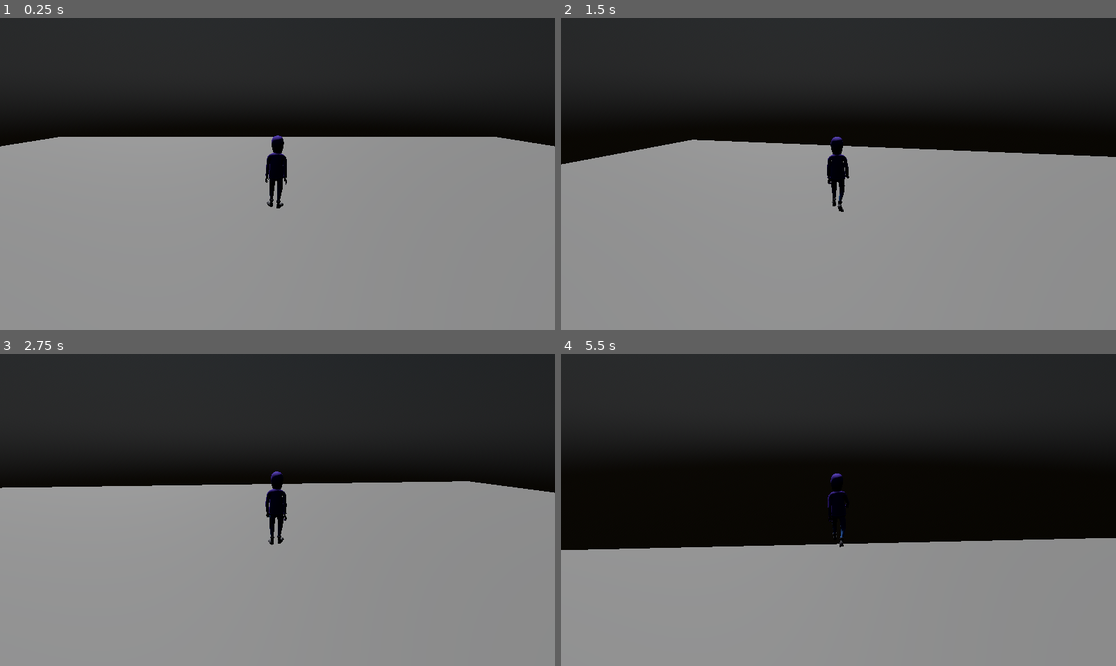
Above: before the commit, frames 1-4 (two rows, left to right).
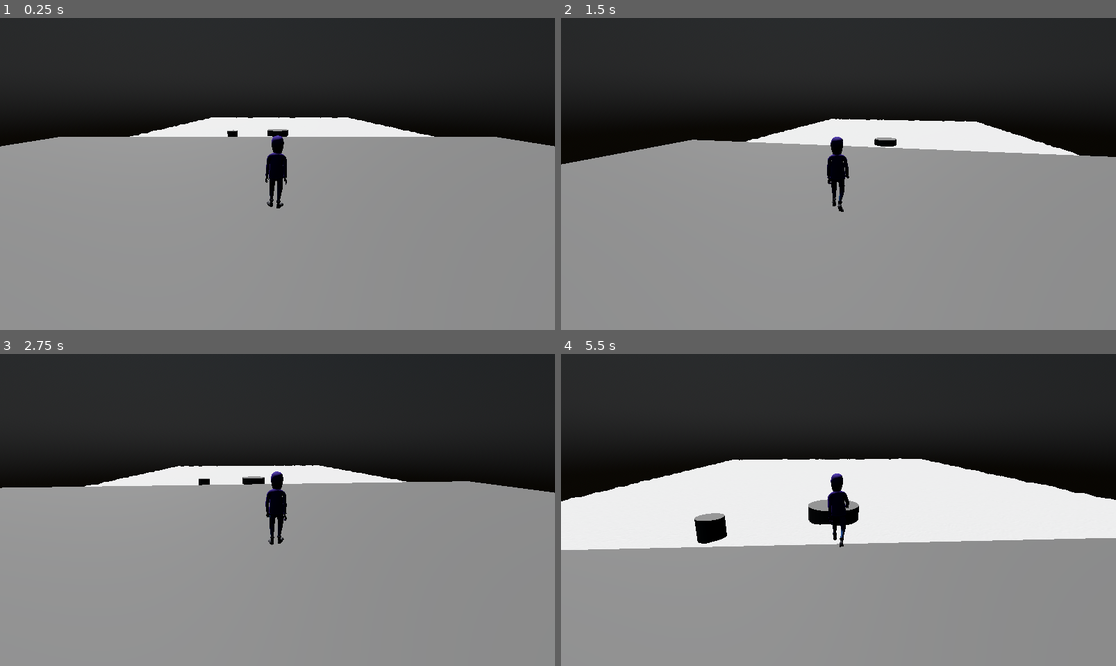
Above: after the commit, the same moments.

Repository: kyle-hessel/godot-action-prototype
Game: Godot game, scene res://scenes/main.tscn
Same seed, same stepped clock (60 frames per second), same inputs: the game is played once before the commit and once after it. The engine's default icon, where the game draws it, is replaced by a stand-in: a white triangle on a blue panel in a dark square.
Inputs (mouse positions are in pixels of both pictures, inside the frame that each line leads up to):
- Up to frame 1 (0.25 s): no input
- Up to frame 2 (1.5 s): tap Enter at 0.5 s; move the mouse to (866, 174) at 0.52 s; press the mouse at (866, 174) at 0.53 s; hold W (forward) from 0.53 s (still down); tap Space (jump) at 0.77 s; move the mouse to (810, 174) at 1.27 s; release the mouse at (810, 174) at 1.28 s; tap E (equip_weapon) at 1.35 s
- Up to frame 3 (2.75 s): keep holding W (forward); tap Space (jump) at 1.52 s; move the mouse to (288, 503) at 2.02 s; hold Shift (sprint) from 2.03 s (still down)
- Up to frame 4 (5.5 s): keep holding W (forward); move the mouse to (832, 516) at 2.77 s; release Shift (sprint) at 2.78 s; click (832, 516) at 2.85 s; tap Space (jump) at 3.02, 3.77, 4.52 s; move the mouse to (877, 513) at 3.52 s; hold E (equip_weapon) 3.53-4.28 s; move the mouse to (794, 506) at 4.27 s; tap Shift (sprint) at 4.35 s; move the mouse to (844, 510) at 5.02 s; press the mouse at (844, 510) at 5.03 s

The runs differ from the first frame. In frame 1, 2.4% of the frame differs, in the area x 23-79%, y 31-39%; in frame 2, 3.8%; in frame 3, 2.3%; in frame 4, 22%, in the area x 0-100%, y 33-63%.

Commit message:
Added a new water shader implementation, more realistic (and expensive). Meh. Object color depths and outlines when in the water are cool, though.

Diff:
--- a/scenes/main.tscn
+++ b/scenes/main.tscn
@@ -1,9 +1,10 @@
-[gd_scene load_steps=13 format=3 uid="uid://q86ei1y5fcws"]
+[gd_scene load_steps=16 format=3 uid="uid://q86ei1y5fcws"]
 
 [ext_resource type="PackedScene" uid="uid://fucdrtw3uvta" path="res://scenes/player.tscn" id="1_dha7o"]
 [ext_resource type="Script" path="res://scripts/Main.gd" id="1_ikywk"]
 [ext_resource type="Shader" uid="uid://bdsnv803na2o" path="res://shaders/water.tres" id="2_20y4g"]
 [ext_resource type="PackedScene" uid="uid://dnagf8yaneit5" path="res://scenes/damaged_sword.tscn" id="6_0eqoa"]
+[ext_resource type="Material" uid="uid://b47ubq03xxlkt" path="res://shaders/realistic_water.tres" id="7_ktmp4"]
 [ext_resource type="Shader" uid="uid://b0wqkkoahs7nd" path="res://shaders/pixel_shader.tres" id="8_fgqny"]
 [ext_resource type="Texture2D" uid="uid://de3bb1rr2vxir" path="res://icon.svg" id="9_fu568"]
 
@@ -31,6 +32,13 @@
 [sub_resource type="ShaderMaterial" id="ShaderMaterial_r4agb"]
 shader = ExtResource("8_fgqny")
 shader_parameter/Pixelization = 512.0
+
+[sub_resource type="PlaneMesh" id="PlaneMesh_324bv"]
+size = Vector2(40, 40)
+subdivide_width = 200
+subdivide_depth = 200
+
+[sub_resource type="CylinderMesh" id="CylinderMesh_iurt0"]
 
 [node name="Main" type="Node3D"]
 script = ExtResource("1_ikywk")
@@ -72,3 +80,19 @@
 
 [node name="DamagedSword" parent="." instance=ExtResource("6_0eqoa")]
 transform = Transform3D(-0.127151, 0, -0.991883, 0.359964, -0.931824, -0.0461444, -0.924261, -0.36291, 0.118483, 47.8066, 17.8438, 0.756506)
+
+[node name="Water2" type="MeshInstance3D" parent="."]
+transform = Transform3D(0.806, 0, 0, 0, 0.11, 0, 0, 0, 1, 0.519861, 13.6444, -42.3058)
+cast_shadow = 0
+mesh = SubResource("PlaneMesh_324bv")
+surface_material_override/0 = ExtResource("7_ktmp4")
+
+[node name="MeshInstance3D" type="MeshInstance3D" parent="."]
+transform = Transform3D(1, 0, 0, 0, 1, 0, 0, 0, 1, -4.57126, 13.5198, -24.4885)
+mesh = SubResource("CylinderMesh_iurt0")
+
+[node name="CSGCylinder3D" type="CSGCylinder3D" parent="."]
+transform = Transform3D(1, 0, 0, 0, 1, 0, 0, 0, 1, -0.00468922, 13.3909, -26.5866)
+use_collision = true
+radius = 1.1352
+sides = 32
--- a/scenes/player.tscn
+++ b/scenes/player.tscn
@@ -28,98 +28,98 @@
 transform = Transform3D(1, 0, 0, 0, 1, 0, 0, 0, 1, 0, -1.05269, 0)
 
 [node name="Skeleton3D" parent="hooded_character/HoodedCharacterGameRig" index="0"]
-bones/0/position = Vector3(0.0416449, 1.09435, -0.0351675)
-bones/0/rotation = Quaternion(0.997629, -0.018407, 0.0419953, -0.0513164)
+bones/0/position = Vector3(0.0419849, 1.09439, -0.0333642)
+bones/0/rotation = Quaternion(0.99731, -0.0208368, 0.0451657, -0.0538377)
 bones/1/position = Vector3(1.50813e-07, 0.063586, 7.50306e-06)
-bones/2/position = Vector3(0.201314, -0.928265, 0.180616)
-bones/2/rotation = Quaternion(0.162631, 0.659581, 0.715155, -0.164492)
-bones/3/rotation = Quaternion(-0.0249389, 0.999507, -0.0031889, 0.0187948)
+bones/2/position = Vector3(0.206586, -0.92663, 0.182529)
+bones/2/rotation = Quaternion(0.163143, 0.661297, 0.712555, -0.168331)
+bones/3/rotation = Quaternion(-0.0284376, 0.999273, 0.00216952, 0.0253062)
 bones/9/position = Vector3(7.83609e-06, 0.201518, -2.98574e-06)
-bones/10/rotation = Quaternion(0.72142, 0.174801, 0.665523, 0.0779486)
-bones/11/rotation = Quaternion(-1.7868e-07, -0.0579845, -4.1535e-07, 0.998318)
-bones/12/rotation = Quaternion(1.05032e-07, 0.0289837, 2.44986e-07, 0.99958)
-bones/13/position = Vector3(-0.0134688, -0.941166, 0.0835035)
-bones/13/rotation = Quaternion(-0.183728, 0.635319, 0.743228, 0.101122)
+bones/10/rotation = Quaternion(0.720864, 0.179452, 0.664802, 0.0786809)
+bones/11/rotation = Quaternion(-3.67868e-07, -0.0552251, -1.18405e-07, 0.998474)
+bones/12/rotation = Quaternion(1.89944e-07, 0.0284083, 2.90138e-07, 0.999596)
+bones/13/position = Vector3(-0.00866303, -0.941047, 0.0868515)
+bones/13/rotation = Quaternion(-0.182676, 0.637162, 0.742518, 0.0965488)
 bones/14/rotation = Quaternion(-0.00731867, 0.999661, 0.0244585, 0.00512788)
-bones/21/rotation = Quaternion(0.731763, -0.0288056, -0.676262, 0.0797718)
-bones/22/rotation = Quaternion(-2.05212e-07, 0.151573, -3.8047e-08, 0.988446)
-bones/23/rotation = Quaternion(1.50005e-07, -0.0759615, 7.68217e-08, 0.997111)
-bones/24/position = Vector3(0.0416449, 1.09435, -0.0351675)
-bones/24/rotation = Quaternion(0.110641, -0.0355261, -0.003672, 0.993219)
-bones/25/position = Vector3(0.0416068, 1.15743, -0.0209383)
-bones/25/rotation = Quaternion(-0.00249921, -0.0233904, 0.0185278, 0.999552)
-bones/26/position = Vector3(0.0334296, 1.37868, -0.022292)
-bones/26/rotation = Quaternion(0.0179125, -0.0120441, 0.0453307, 0.998739)
+bones/21/rotation = Quaternion(0.731786, -0.0235343, -0.676504, 0.0792369)
+bones/22/rotation = Quaternion(-1.61996e-07, 0.172213, -3.36217e-08, 0.98506)
+bones/23/rotation = Quaternion(8.05833e-08, -0.0867184, 3.19726e-09, 0.996233)
+bones/24/position = Vector3(0.0419849, 1.09439, -0.0333642)
+bones/24/rotation = Quaternion(0.112025, -0.0401397, -0.00538499, 0.99288)
+bones/25/position = Vector3(0.0420773, 1.15742, -0.0189709)
+bones/25/rotation = Quaternion(-0.00344344, -0.0303363, 0.0170712, 0.999388)
+bones/26/position = Vector3(0.0345303, 1.3787, -0.0207447)
+bones/26/rotation = Quaternion(0.0146244, -0.0216654, 0.0448066, 0.998654)
 bones/27/position = Vector3(-0.110809, 0.0794053, 0.0964309)
 bones/28/position = Vector3(-2.7199e-06, 0.0232871, -1.99354e-05)
 bones/30/position = Vector3(-1.18158e-06, 0.0232858, -1.76508e-05)
-bones/31/rotation = Quaternion(0.537381, 0.391455, 0.653844, -0.361209)
-bones/32/rotation = Quaternion(-0.408288, 0.42291, -0.253792, 0.768139)
-bones/33/rotation = Quaternion(1.45901e-07, 0.175303, 4.30554e-08, 0.984514)
-bones/34/rotation = Quaternion(1.74335e-08, 0.175303, -4.63954e-07, 0.984515)
-bones/35/rotation = Quaternion(0.0728673, -0.00212247, -0.0300039, 0.996888)
-bones/36/rotation = Quaternion(1.32559e-08, -0.682463, 5.67936e-08, 0.730921)
-bones/37/rotation = Quaternion(4.52531e-10, -0.065202, -4.32795e-08, 0.997872)
-bones/38/rotation = Quaternion(0.139307, -0.0266767, -0.105958, 0.984203)
-bones/40/rotation = Quaternion(-0.271842, 0.104569, -0.0605912, 0.954723)
-bones/41/rotation = Quaternion(-0.216092, 0.0133925, -0.0497833, 0.975011)
+bones/31/rotation = Quaternion(0.536917, 0.391333, 0.654935, -0.360053)
+bones/32/rotation = Quaternion(-0.418097, 0.429348, -0.229427, 0.766954)
+bones/33/rotation = Quaternion(2.05907e-07, 0.17841, 1.04849e-07, 0.983956)
+bones/34/rotation = Quaternion(1.4403e-08, 0.178405, -6.50119e-07, 0.983957)
+bones/35/rotation = Quaternion(0.114133, 0.00213075, -0.0381571, 0.99273)
+bones/36/rotation = Quaternion(3.88021e-08, -0.682259, 1.59637e-08, 0.731111)
+bones/37/rotation = Quaternion(4.26471e-08, -0.0649235, -4.92739e-08, 0.99789)
+bones/38/rotation = Quaternion(0.157904, -0.0266605, -0.0769947, 0.984087)
+bones/40/rotation = Quaternion(-0.294035, 0.107521, -0.0632305, 0.947621)
+bones/41/rotation = Quaternion(-0.238557, 0.0155756, -0.0540172, 0.9695)
 bones/42/rotation = Quaternion(-0.0635023, 0.000705001, 0.0270836, 0.997614)
-bones/44/rotation = Quaternion(-0.210282, 0.0252342, 0.0280402, 0.976913)
-bones/45/rotation = Quaternion(-0.178933, -0.00290924, -0.045183, 0.982819)
-bones/48/rotation = Quaternion(-0.151073, -0.0248229, 0.139305, 0.978343)
-bones/49/rotation = Quaternion(-0.182843, -0.00259849, -0.0128044, 0.983055)
-bones/52/rotation = Quaternion(-0.179529, -0.119568, 0.251678, 0.943468)
-bones/53/rotation = Quaternion(-0.170395, -0.0114191, 0.0185203, 0.985136)
+bones/44/rotation = Quaternion(-0.254856, 0.0259908, 0.0234599, 0.966345)
+bones/45/rotation = Quaternion(-0.223767, -0.00176373, -0.0497002, 0.973373)
+bones/48/rotation = Quaternion(-0.159577, -0.0258703, 0.138489, 0.977081)
+bones/49/rotation = Quaternion(-0.254556, -0.000910509, -0.016916, 0.96691)
+bones/52/rotation = Quaternion(-0.196242, -0.123992, 0.250785, 0.939799)
+bones/53/rotation = Quaternion(-0.189075, -0.0126711, 0.0199131, 0.981679)
 bones/55/rotation = Quaternion(-0.0723814, 0.219616, -0.335501, 0.913219)
 bones/56/rotation = Quaternion(-0.129892, -0.00208464, 0.113488, 0.98501)
 bones/57/rotation = Quaternion(0.0287498, 0.0038321, 0.131949, 0.990832)
-bones/58/rotation = Quaternion(-0.540082, 0.399052, 0.629769, 0.390462)
-bones/59/rotation = Quaternion(-0.427737, -0.43522, 0.205589, 0.765087)
-bones/60/rotation = Quaternion(-3.66211e-08, -0.209269, -1.72019e-07, 0.977858)
-bones/61/rotation = Quaternion(6.42261e-08, -0.209269, 1.04727e-08, 0.977858)
-bones/62/rotation = Quaternion(0.0856425, 0.004604, 0.0328375, 0.995774)
-bones/63/rotation = Quaternion(6.56452e-08, 0.714774, -1.72756e-08, 0.699355)
-bones/64/rotation = Quaternion(-5.64681e-08, 0.110203, -4.48778e-08, 0.993909)
-bones/65/rotation = Quaternion(0.230005, 0.0489971, 0.0993853, 0.966861)
-bones/67/rotation = Quaternion(-0.231583, -0.0597544, 0.101799, 0.965627)
-bones/68/rotation = Quaternion(-0.183349, -0.00587079, 0.0621213, 0.981066)
-bones/71/rotation = Quaternion(-0.222688, -0.00772931, -0.00264728, 0.974856)
-bones/72/rotation = Quaternion(-0.169937, 0.00434341, 0.0504466, 0.984153)
-bones/75/rotation = Quaternion(-0.178424, 0.021037, -0.132627, 0.974747)
-bones/76/rotation = Quaternion(-0.183582, 0.0028862, 0.0143825, 0.982895)
-bones/79/rotation = Quaternion(-0.181705, 0.114939, -0.216242, 0.952372)
-bones/80/rotation = Quaternion(-0.117529, 0.0114552, -0.0129672, 0.992919)
+bones/58/rotation = Quaternion(-0.542025, 0.397427, 0.628991, 0.390681)
+bones/59/rotation = Quaternion(-0.431494, -0.443699, 0.178818, 0.764832)
+bones/60/rotation = Quaternion(1.45766e-07, -0.213196, 1.5257e-07, 0.97701)
+bones/61/rotation = Quaternion(-8.23797e-09, -0.213196, 1.16709e-07, 0.977009)
+bones/62/rotation = Quaternion(0.129869, -0.0029862, 0.0413014, 0.990666)
+bones/63/rotation = Quaternion(1.59914e-08, 0.71672, 5.16822e-08, 0.697361)
+bones/64/rotation = Quaternion(9.22528e-09, 0.112972, -2.0101e-08, 0.993598)
+bones/65/rotation = Quaternion(0.238168, 0.0453383, 0.0769976, 0.967105)
+bones/67/rotation = Quaternion(-0.230643, -0.0598032, 0.10089, 0.965944)
+bones/68/rotation = Quaternion(-0.182257, -0.00574546, 0.0619932, 0.981278)
+bones/71/rotation = Quaternion(-0.221627, -0.00767751, -0.00273898, 0.975098)
+bones/72/rotation = Quaternion(-0.168863, 0.00437586, 0.050374, 0.984342)
+bones/75/rotation = Quaternion(-0.176566, 0.020813, -0.13282, 0.975064)
+bones/76/rotation = Quaternion(-0.181712, 0.00293412, 0.0142501, 0.983244)
+bones/79/rotation = Quaternion(-0.163986, 0.108422, -0.219969, 0.955493)
+bones/80/rotation = Quaternion(-0.0985334, 0.00623389, -0.0154943, 0.994994)
 bones/81/rotation = Quaternion(-0.060766, 0.00570369, -0.0140566, 0.998037)
 bones/82/rotation = Quaternion(-0.0647364, -0.18902, 0.312991, 0.928503)
 bones/83/rotation = Quaternion(-0.159808, 0.0107518, -0.136043, 0.97767)
-bones/85/position = Vector3(0.0048689, 1.69479, -0.0260764)
-bones/85/rotation = Quaternion(0.109434, -0.00817277, 0.0294723, 0.993523)
-bones/86/rotation = Quaternion(-0.0904531, -0.00133354, -0.0029094, 0.995896)
-bones/87/position = Vector3(0.165948, 0.561562, 0.0735339)
-bones/87/rotation = Quaternion(0.748101, 0.0058563, 0.662826, -0.0311619)
-bones/88/rotation = Quaternion(-4.23807e-08, -0.127935, -1.37343e-08, 0.991783)
+bones/85/position = Vector3(0.00662191, 1.69482, -0.0267808)
+bones/85/rotation = Quaternion(0.106301, -0.0178348, 0.0298455, 0.993726)
+bones/86/rotation = Quaternion(-0.0931496, -0.00045685, 0.00125784, 0.995651)
+bones/87/position = Vector3(0.16504, 0.561441, 0.0756871)
+bones/87/rotation = Quaternion(0.74419, 0.00423129, 0.667092, -0.0339289)
+bones/88/rotation = Quaternion(5.41664e-09, -0.133226, -5.51394e-09, 0.991086)
 bones/89/rotation = Quaternion(0.00688331, 0.744779, -0.0328048, 0.666468)
-bones/90/rotation = Quaternion(5.30285e-08, -0.0641015, 3.47791e-08, 0.997943)
-bones/91/position = Vector3(-0.0546971, 0.556161, -0.0233476)
-bones/91/rotation = Quaternion(0.849516, 0.0558589, -0.524465, -0.0117972)
-bones/92/rotation = Quaternion(-3.72602e-08, 0.0182613, 3.5962e-08, 0.999833)
+bones/90/rotation = Quaternion(2.13059e-08, -0.0668691, 9.3027e-08, 0.997762)
+bones/91/position = Vector3(-0.0541317, 0.556507, -0.0275174)
+bones/91/rotation = Quaternion(0.862432, 0.0524387, -0.503361, -0.00949321)
+bones/92/rotation = Quaternion(-1.37905e-08, -0.00702991, 3.7505e-08, 0.999975)
 bones/93/rotation = Quaternion(-0.00933612, -0.747373, 0.00933463, 0.664274)
-bones/94/rotation = Quaternion(-1.55583e-08, 0.00917691, 4.47377e-08, 0.999958)
-bones/95/position = Vector3(-0.00147442, 1.80647, -0.011615)
-bones/95/rotation = Quaternion(-0.0610116, -0.00593581, -0.0151438, 0.998005)
+bones/94/rotation = Quaternion(1.12642e-06, -0.00221228, -2.34285e-06, 0.999998)
+bones/95/position = Vector3(-0.000496764, 1.80657, -0.0135796)
+bones/95/rotation = Quaternion(-0.0710854, -0.0139958, -0.0148568, 0.997261)
 bones/105/position = Vector3(0.0132175, 0.0235559, 2.24998e-06)
 bones/106/position = Vector3(0.0308701, 0.00955862, 1.20626e-06)
 bones/107/position = Vector3(0.0108748, 3.12129e-05, -3.18396e-06)
 bones/109/position = Vector3(0.0311428, 0.00909485, 6.10541e-06)
 bones/110/position = Vector3(0.0690974, 0.0731206, -0.0312506)
-bones/110/rotation = Quaternion(0.707155, -9.20612e-06, 0.707059, 1.34632e-07)
+bones/110/rotation = Quaternion(0.707155, -9.21133e-06, 0.707059, 1.55069e-07)
 bones/111/position = Vector3(0.0690992, 0.0731171, 0.0312699)
 bones/111/rotation = Quaternion(0.707164, 1.10613e-06, 0.70705, 4.47521e-07)
 bones/112/position = Vector3(0.0266825, 0.0630178, 4.3263e-06)
 bones/113/position = Vector3(0.000324148, 0.00025537, 2.02378e-06)
 
 [node name="RightHandAttachment" type="BoneAttachment3D" parent="hooded_character/HoodedCharacterGameRig/Skeleton3D" index="1"]
-transform = Transform3D(-0.0664281, -0.424204, -0.903127, -0.217307, -0.877249, 0.428033, -0.97384, 0.22469, -0.0339087, -0.215752, 0.922162, -0.0584619)
+transform = Transform3D(-0.0439552, -0.422849, -0.905133, -0.20488, -0.882937, 0.422429, -0.977799, 0.204011, -0.0478237, -0.211607, 0.925424, -0.0665796)
 bone_name = "hand.r"
 bone_idx = 65
 
--- /dev/null
+++ b/shaders/realistic_water.gdshader
@@ -0,0 +1,82 @@
+shader_type spatial;
+
+uniform vec3 albedo : source_color;
+uniform vec3 albedo2 : source_color;
+uniform float metallic : hint_range(0.0, 1.0) = 0;
+uniform float roughness : hint_range(0.0, 1.0) = 0.02;
+
+uniform sampler2D wave;
+uniform sampler2D texture_normal;
+uniform sampler2D texture_normal2;
+uniform vec2 wave_direction = vec2(2.0, 0.0);
+uniform vec2 wave_direction2 = vec2(0.0, 1.0);
+
+uniform float time_scale : hint_range(0.0, 0.2, 0.005) = 0.025;
+uniform float noise_scale = 10.0;
+uniform float height_scale = 0.15;
+
+uniform vec4 color_deep : source_color;
+uniform vec4 color_shallow : source_color;
+uniform float beers_law = 2.0;
+uniform float depth_offset = -0.75;
+
+uniform float edge_scale = 0.1;
+uniform float near = 1.0;
+uniform float far = 100.0;
+uniform vec3 edge_color : source_color;
+
+uniform sampler2D depth_texture : hint_depth_texture;
+uniform sampler2D screen_texture : hint_screen_texture;
+
+varying float height;
+varying vec3 world_pos;
+
+float fresnel(float amount, vec3 normal, vec3 view)
+{
+	return pow((1.0 - clamp(dot(normalize(normal), normalize(view)), 0.0, 1.0)), amount);
+}
+
+float edge(float depth) {
+	depth = 2.0 * depth - 1.0;
+	return near * far / (far + depth * (near - far));
+}
+
+void vertex() {
+	world_pos = (MODEL_MATRIX * vec4(VERTEX, 1.0)).xyz;
+	height = texture(wave, world_pos.xz / noise_scale + TIME * time_scale).r;
+	VERTEX.y += height * height_scale;
+}
+
+void fragment() {
+
+	float depth_text = texture(depth_texture, SCREEN_UV).r * 2.0 - 1.0;
+	float depth = PROJECTION_MATRIX[3][2] / (depth_text + PROJECTION_MATRIX[2][2]);
+	float depth_blend = exp((depth + VERTEX.z + depth_offset) * -beers_law);
+	depth_blend = clamp(1.0 - depth_blend, 0.0, 1.0);
+	float depth_blend_power = clamp(pow(depth_blend, 2.5), 0.0, 1.0);
+
+
+	vec3 screen_color = textureLod(screen_texture, SCREEN_UV, depth_blend_power * 2.5).rgb;
+	vec3 depth_color = mix(color_shallow.rgb, color_deep.rgb, depth_blend_power);
+	vec3 color = mix(screen_color * depth_color, depth_color * 0.25, depth_blend_power * 0.5);
+
+	float z_depth = edge(texture(depth_texture, SCREEN_UV).x);
+	float z_pos = edge(FRAGCOORD.z);
+	float z_dif = z_depth - z_pos;
+
+	vec2 time = (TIME * wave_direction) * time_scale;
+	vec2 time2 = (TIME * wave_direction2) * time_scale;
+
+
+	vec3 normal_blend = mix(texture(texture_normal, world_pos.xz + time).rgb, texture(texture_normal2, world_pos.xz + time2).rgb, 0.5);
+
+	float fresnel = fresnel(5.0, NORMAL, VIEW);
+	vec3 surface_color = mix(albedo, albedo2, fresnel);
+
+	vec3 depth_color_adj = mix(edge_color, color, step(edge_scale, z_dif));
+
+	ALBEDO = clamp(surface_color + depth_color_adj, vec3(0.0), vec3(1.0));
+	METALLIC = metallic;
+	ROUGHNESS = roughness;
+	NORMAL_MAP = normal_blend;
+}
--- /dev/null
+++ b/shaders/realistic_water.tres
@@ -0,0 +1,53 @@
+[gd_resource type="ShaderMaterial" load_steps=8 format=3 uid="uid://b47ubq03xxlkt"]
+
+[ext_resource type="Shader" path="res://shaders/realistic_water.gdshader" id="1_shsk0"]
+
+[sub_resource type="FastNoiseLite" id="FastNoiseLite_xr3s2"]
+noise_type = 3
+fractal_type = 2
+
+[sub_resource type="NoiseTexture2D" id="NoiseTexture2D_w4raw"]
+seamless = true
+as_normal_map = true
+bump_strength = 6.0
+noise = SubResource("FastNoiseLite_xr3s2")
+
+[sub_resource type="FastNoiseLite" id="FastNoiseLite_df5bd"]
+noise_type = 3
+seed = 10
+fractal_type = 2
+
+[sub_resource type="NoiseTexture2D" id="NoiseTexture2D_ofed7"]
+seamless = true
+as_normal_map = true
+noise = SubResource("FastNoiseLite_df5bd")
+
+[sub_resource type="FastNoiseLite" id="FastNoiseLite_le55h"]
+
+[sub_resource type="NoiseTexture2D" id="NoiseTexture2D_gv1jq"]
+seamless = true
+noise = SubResource("FastNoiseLite_le55h")
+
+[resource]
+render_priority = 0
+shader = ExtResource("1_shsk0")
+shader_parameter/albedo = Color(0.0588235, 0.419608, 0.564706, 1)
+shader_parameter/albedo2 = Color(0.415686, 0.12549, 0.415686, 1)
+shader_parameter/metallic = 0.0
+shader_parameter/roughness = 0.02
+shader_parameter/wave_direction = Vector2(2, 0)
+shader_parameter/wave_direction2 = Vector2(0, 1)
+shader_parameter/time_scale = 0.025
+shader_parameter/noise_scale = 10.0
+shader_parameter/height_scale = 2.0
+shader_parameter/color_deep = Color(0.117647, 0.231373, 0.423529, 1)
+shader_parameter/color_shallow = Color(0.835294, 0.866667, 0.964706, 1)
+shader_parameter/beers_law = 2.0
+shader_parameter/depth_offset = -0.75
+shader_parameter/edge_scale = 0.1
+shader_parameter/near = 1.0
+shader_parameter/far = 100.0
+shader_parameter/edge_color = Color(1, 1, 1, 1)
+shader_parameter/wave = SubResource("NoiseTexture2D_gv1jq")
+shader_parameter/texture_normal = SubResource("NoiseTexture2D_w4raw")
+shader_parameter/texture_normal2 = SubResource("NoiseTexture2D_ofed7")
